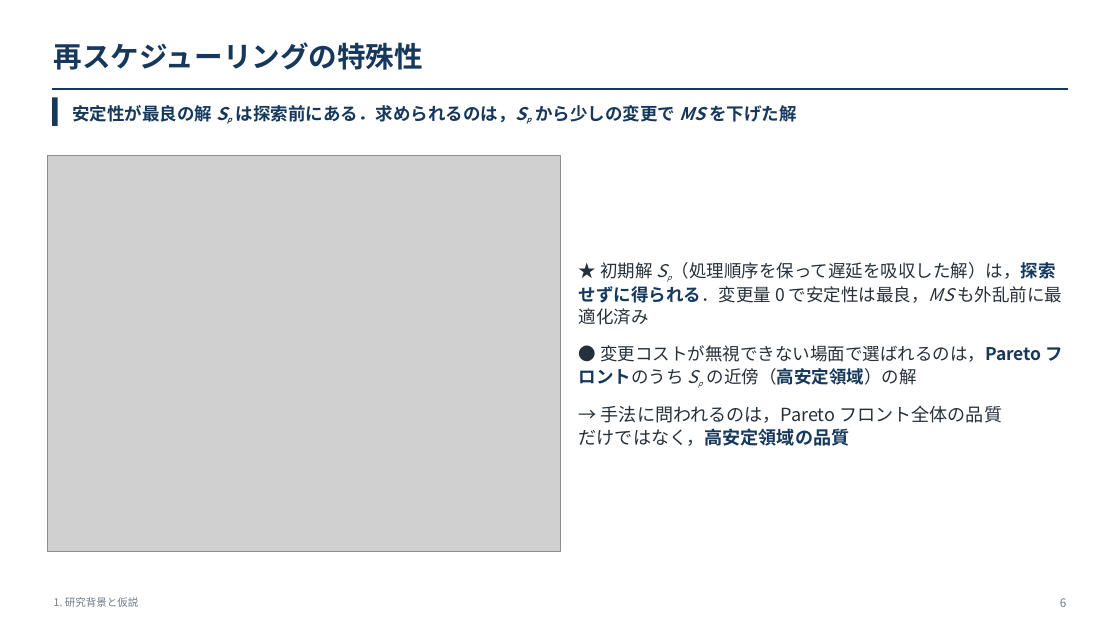
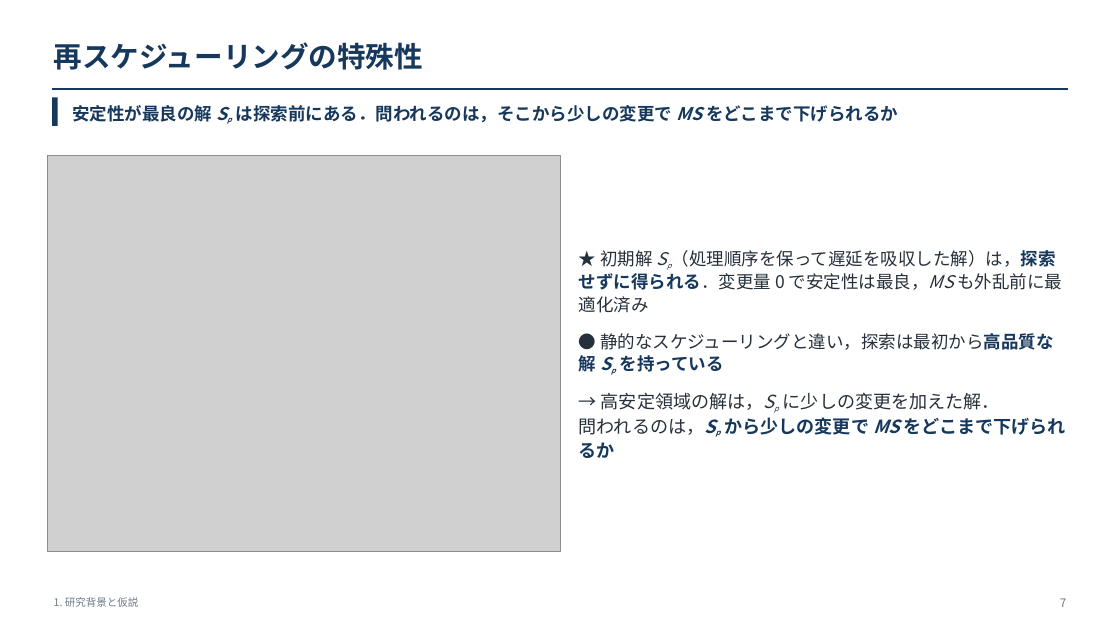
Before and after one commit to kitotakumi/stability_scheduling, a slide deck: slide 7 of doc/presentation_materials/JIMA2026fall_発表.pptx (slide 6 before the commit). Drawn at 1120x630 pixels with LibreOffice and Linux fonts; fonts in the diff are those of the drawing; grey boxes stand for pictures. Boxes give left, top, right and bottom in pixels: in the first picture for what was removed or moved away, otherwise in the second. Text is boxed around its words. In the diff, an @@ line names an element or a change of style, - is before the commit and + after.

```diff
--- a/doc/presentation_materials/JIMA2026fall_発表.pptx
+++ b/doc/presentation_materials/JIMA2026fall_発表.pptx
@@ text at (72,105,898,123): text changed @@
-安定性が最良の解 Sp は探索前にある．求められるのは，Sp から少しの変更で MS を下げた解
+安定性が最良の解 Sp は探索前にある．問われるのは，そこから少しの変更で MS をどこまで下げられるか
@@ text at (579,333,1066,458): text changed; size 15 to 15.5 pt @@
-● 変更コストが無視できない場面で選ばれるのは，Pareto フロントのうち Sp の近傍（高安定領域）の解
-→ 手法に問われるのは，Pareto フロント全体の品質
-だけではなく，高安定領域の品質
+● 静的なスケジューリングと違い，探索は最初から高品質な解 Sp を持っている
+→ 高安定領域の解は，Sp に少しの変更を加えた解．
+問われるのは，Sp から少しの変更で MS をどこまで下げられるか
@@ text at (1060,598,1066,607): text changed @@
-6
+7
```
Also in this commit, not shown: 27 other slides changed, 1 slide added, 4 other files.
